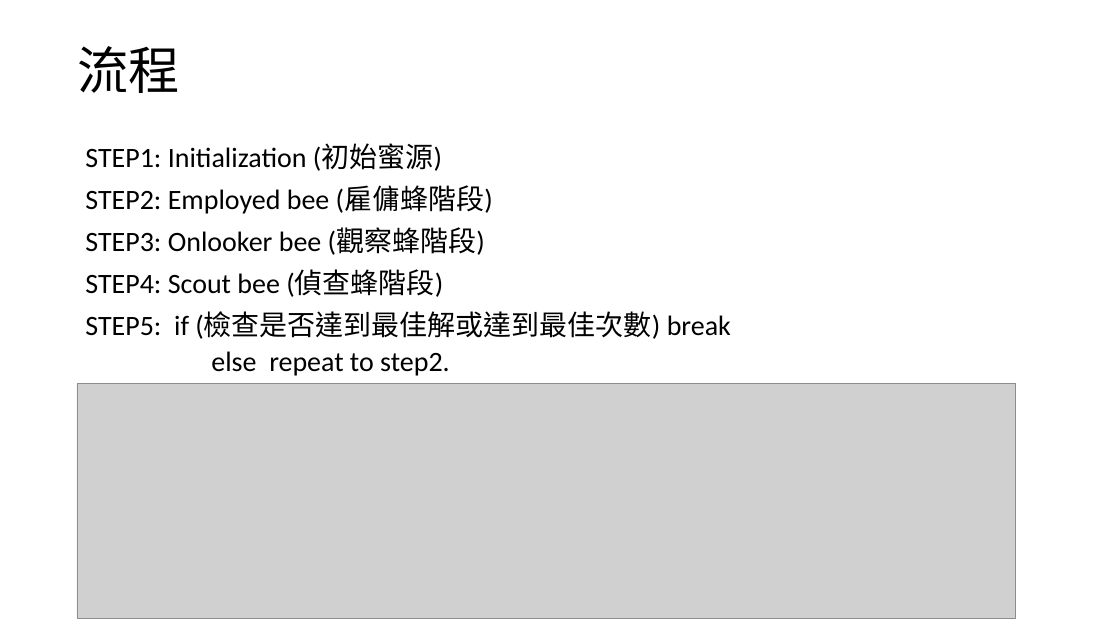
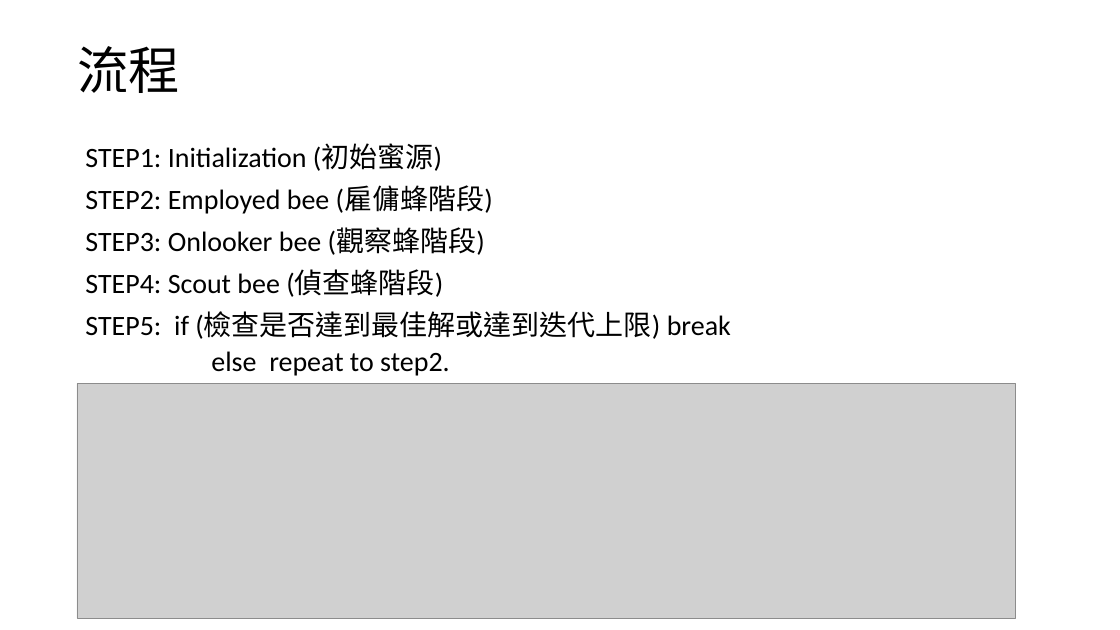
Before and after one commit to dreamakerChao/algorithm_final, a slide deck: slide 29 of 高等演算法報告.pptx. Drawn at 1120x630 pixels with LibreOffice and Linux fonts; fonts in the diff are those of the drawing; grey boxes stand for pictures. Boxes give left, top, right and bottom in pixels: in the first picture for what was removed or moved away, otherwise in the second. Text is boxed around its words. In the diff, an @@ line names an element or a change of style, - is before the commit and + after.

```diff
--- a/高等演算法報告.pptx
+++ b/高等演算法報告.pptx
@@ text at (85, 312, 731, 339): text changed @@
-STEP5: if (檢查是否達到最佳解或達到最佳次數) break
+STEP5: if (檢查是否達到最佳解或達到迭代上限) break
```
Also in this commit, not shown: 7 other slides changed, 3 slides added.
